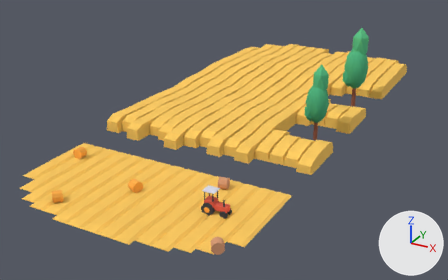
A saved change to the glTF model public/assets/toycar/set-field-wheat.glb.
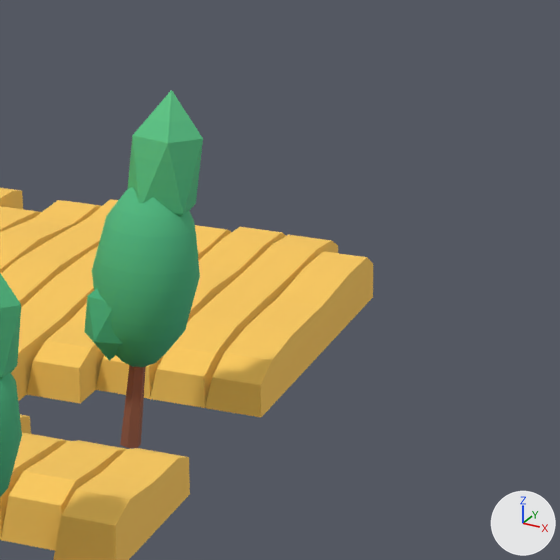
There are two pictures of each version: one whole from a camera (50 mm lens) standing at (11.19, -23.12, 10.05) and looking at (-0.58, -1.72, -0.65), one close up on the part from 72% to 100% of the width and 3% to 47% of the height. Arrows for +X, +Y and +Z are at lower right; the lights stay in place. The last two pictures show the newer version. Where no turn or scale is listed for an object, it has been applied to the vertices.

In view in the first close-up: 'drape_wheat'.
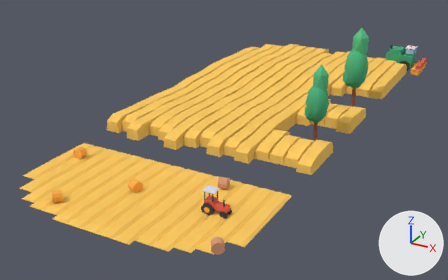
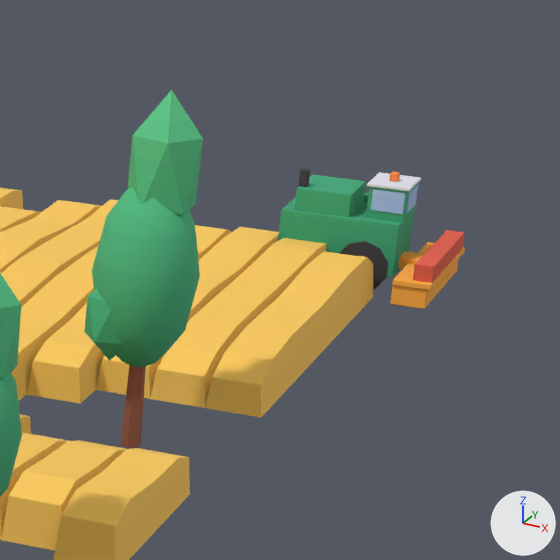
Location of each change, [x1, y1, x2, y2] in pixels of the close-ups (560 x 560 px):
'anim_path:c=drapecombine:p=48:f=1', added
    after: [278, 168, 465, 309]

Diff of the bpy script that builds the scene:
```diff
--- a/public/assets/toycar/set-field-wheat.glb.py
+++ b/public/assets/toycar/set-field-wheat.glb.py
@@ me_anim_path_c_drapecombine_p_48_f_1 @@
+me_anim_path_c_drapecombine_p_48_f_1.from_pydata(...)  # 440 vertices, 800 faces; spans x -0.89..1.1, y -0.88..0.88, z 0.0..1.39
+me_anim_path_c_drapecombine_p_48_f_1.materials.append(mat_colormap)  # picture img_colormap_png
@@ ob_anim_path_c_drapecombine_p_48_f_1 @@
+ob_anim_path_c_drapecombine_p_48_f_1 = bpy.data.objects.new('anim_path:c=drapecombine:p=48:f=1', me_anim_path_c_drapecombine_p_48_f_1)
+ob_anim_path_c_drapecombine_p_48_f_1.location = (4.0, 10.0, 0.0)
```
